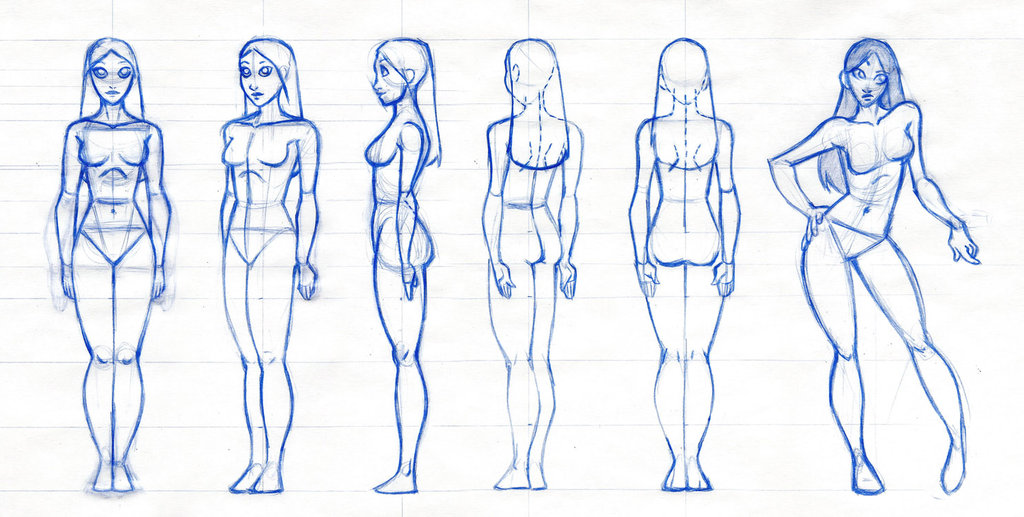
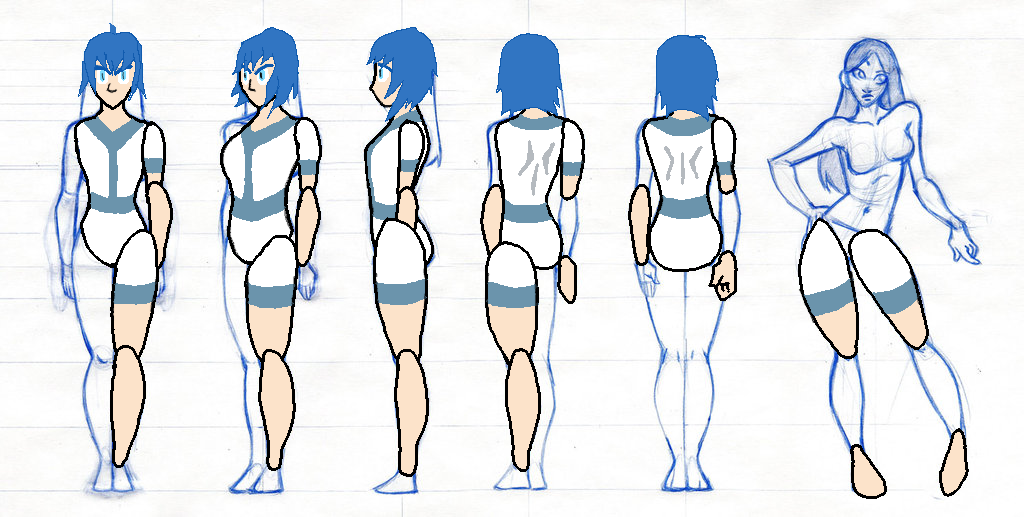
Revision of a layered 1024px x 517px image; what changed, layer by layer:
added layer "hair-color" above "hair" over [78, 23, 719, 122]
showed "head", painted on it over [87, 33, 712, 110]
showed "lower-leg", painted on it over [110, 345, 969, 499]
showed "upper-leg" over [110, 213, 929, 371]
showed "lower-arm" over [145, 181, 738, 304]
showed "upper-arm" over [141, 117, 737, 203]
showed "torso-outline" over [74, 81, 723, 272]
